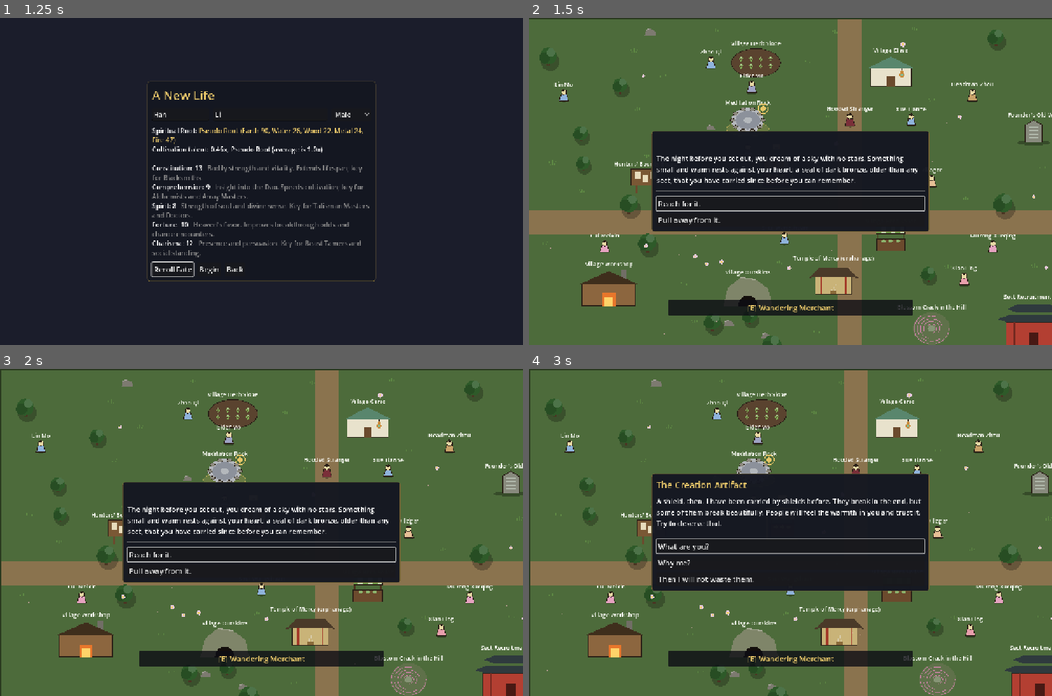
Above: before the commit, frames 1-4 (two rows, left to right).
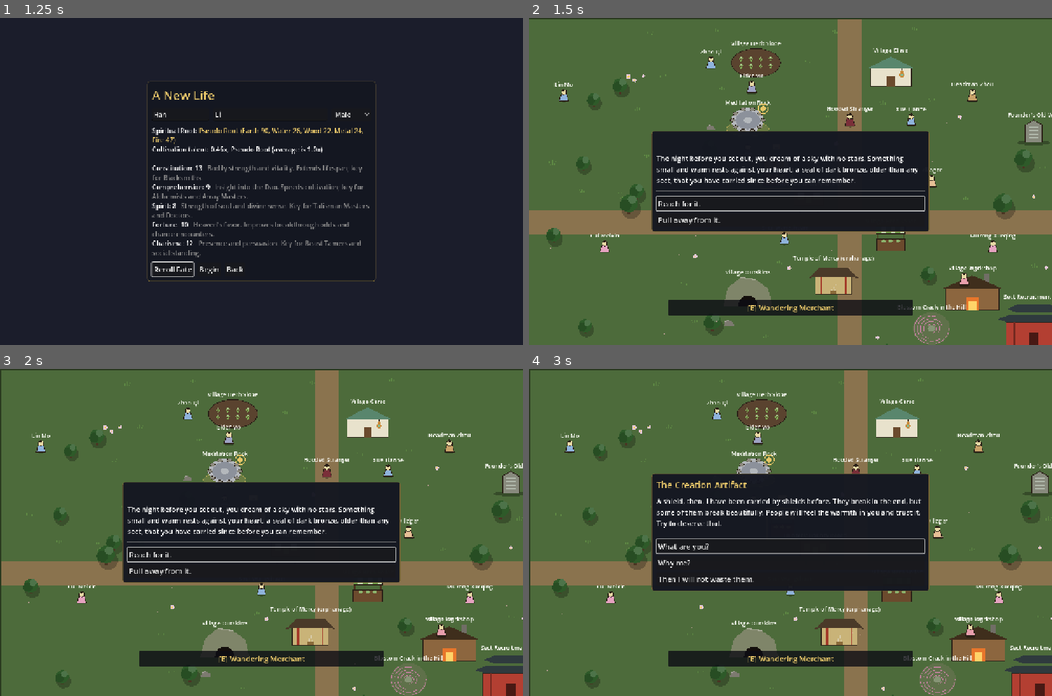
Above: after the commit, the same moments.

Repository: samridghimire/cultivation-game
Game: Godot game, scene res://src/ui/main_menu.tscn
The game is run twice, just before and just after one commit, with the same random seed, the same clock (stepped at 60 frames per second) and the same inputs.
Inputs:
- Up to frame 1 (1.25 s): click "New Game" at 0.5 s
- Up to frame 2 (1.5 s): click "Begin" at 1.25 s
- Up to frame 3 (2 s): no input
- Up to frame 4 (3 s): click "Reach for it." at 2 s; click "Protect those who cannot prot…" at 2.75 s

Frame 1 is identical in both runs. In frame 2, 3.8% of the frame differs, in the area x 2-97%, y 3-100%; in frame 3, 3.7%; in frame 4, 3.7%.

Commit message:
[WU-205] Workshop and Bounty Board no longer hide under the HUD at the village spawn view
Bounty Board -> [700,450], Workshop -> [1100,670]; test asserts both clear the HUD status panel and log at 1280x720.
Not re-shot after the move (headless-only check via region-layout test).

Co-Authored-By: Claude Sonnet 5.5 <noreply@anthropic.com>
Claude-Session: https://claude.ai/code/session_01Czw6tq5zHQmp9KQzJFBcph

Diff:
--- a/data/regions.json
+++ b/data/regions.json
@@ -39,7 +39,7 @@
         {"type": "meditation", "anchor_id": "qingshi_rock", "display_name": "Meditation Rock", "pos": [550, 250], "size": [80, 60], "color": "8c919e"},
         {"type": "meditation", "anchor_id": "qingshi_spring", "display_name": "Spirit Spring (2x qi)", "pos": [1400, 160], "size": [90, 70], "color": "59b3d9", "qi_density": 2.0},
         {"type": "sect_hall", "display_name": "Sect Recruitment Hall", "pos": [1250, 750], "size": [160, 110], "color": "b33f33"},
-        {"type": "workshop", "display_name": "Village Workshop", "pos": [210, 660], "size": [130, 90], "color": "8c6640"},
+        {"type": "workshop", "display_name": "Village Workshop", "pos": [1100, 670], "size": [130, 90], "color": "8c6640"},
         {"type": "clinic", "display_name": "Village Clinic", "pos": [900, 130], "size": [100, 75], "color": "7fbf9f"},
         {"type": "orphanage", "display_name": "Temple of Mercy (orphanage)", "pos": [760, 640], "size": [110, 80], "color": "c9b37a"},
         {"type": "merchant", "display_name": "Wandering Merchant", "pos": [620, 380], "size": [60, 60], "color": "d9b34d", "buy_tags": ["herb", "ore", "beast_material"]},
@@ -49,7 +49,7 @@
         {"type": "deed_giver", "display_name": "Headman Zhou", "pos": [1100, 190], "size": [30, 30], "color": "c9a26b", "deed_context": "headman"},
         {"type": "deed_giver", "display_name": "Villager", "pos": [1000, 400], "size": [30, 30], "color": "e6bf99", "deed_context": "villager", "hidden_by_flag": "villager_dead"},
         {"type": "explore", "display_name": "Village Outskirts", "pos": [550, 670], "size": [120, 70], "color": "6b7d4a"},
-        {"type": "bounty_board", "display_name": "Hunters' Bounty Board", "pos": [300, 400], "size": [70, 60], "color": "9c7a4a"},
+        {"type": "bounty_board", "display_name": "Hunters' Bounty Board", "pos": [700, 450], "size": [70, 60], "color": "9c7a4a"},
         {"type": "inheritance", "display_name": "Founder's Old Well", "pos": [1250, 280], "size": [90, 60], "color": "7d8a7a"},
         {"type": "secret_realm", "display_name": "Blossom Crack in the Hill", "pos": [1000, 760], "size": [90, 80], "color": "e8a0c0"},
         {"type": "travel", "display_name": "Village Gate", "pos": [1540, 500], "size": [40, 120], "color": "5c4630"}
--- a/tests/unit/test_region_layout.gd
+++ b/tests/unit/test_region_layout.gd
@@ -47,3 +47,20 @@
 			var p := Vector2(float(spot[0]), float(spot[1]))
 			for c in centers:
 				assert_true(p.distance_to(c) >= Npcs.SPOT_CLEARANCE, "%s: NPC spot %s is within 90px of %s" % [region["id"], p, c])
+
+
+## WU-205: at the spawn view (1280x720, camera on the spawn) the village's Workshop and Bounty Board
+## stay clear of the HUD status panel (16,16 .. 340 wide, ~480 tall) and the log (bottom left).
+func test_village_places_clear_of_hud_at_spawn() -> void:
+	var region: Dictionary = data().regions["qingshi_village"]
+	var spawn := Vector2(float(region["spawn"][0]), float(region["spawn"][1]))
+	var view := Vector2(1280, 720)
+	var cam := Vector2(clampf(spawn.x - view.x / 2.0, 0.0, 1600.0 - view.x), clampf(spawn.y - view.y / 2.0, 0.0, 1000.0 - view.y))
+	var hud_rects: Array[Rect2] = [Rect2(16, 16, 340, 500), Rect2(16, 545, 520, 160)]
+	for place: Dictionary in region["places"]:
+		if not ["workshop", "bounty_board"].has(String(place["type"])):
+			continue
+		var r := _rect(place, [30, 30])
+		r.position -= cam
+		for h: Rect2 in hud_rects:
+			assert_false(r.intersects(h), "%s sits under the HUD at %s" % [place["display_name"], r])
